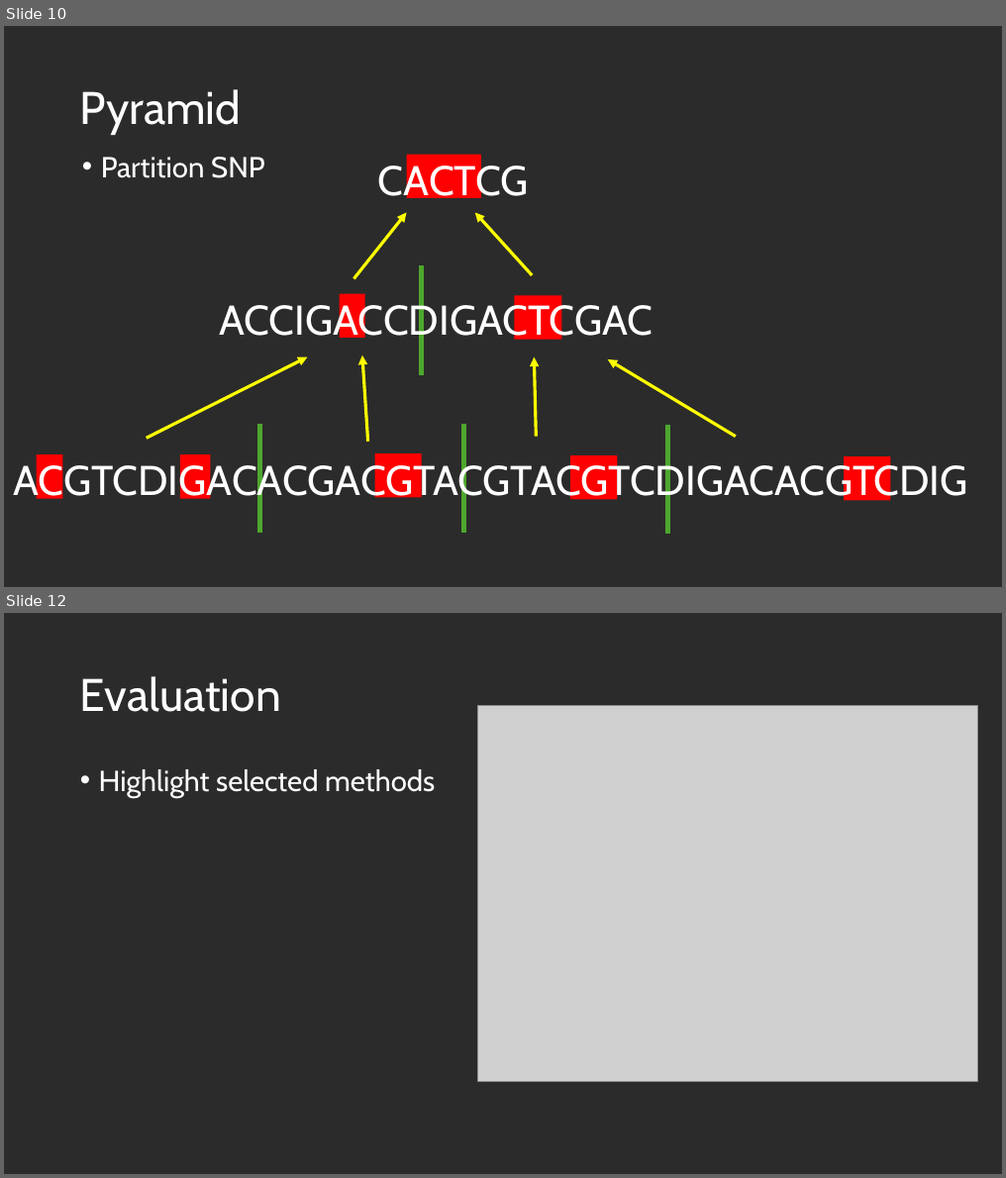
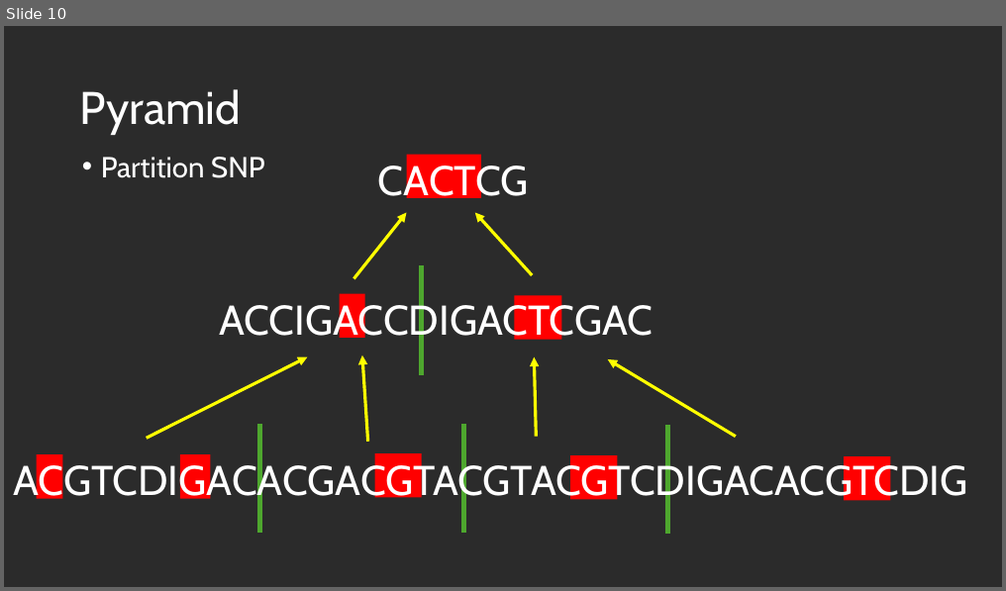
Before and after one commit to us-ja/GWAS_Internship_2025, a slide deck: Presentation/End_of_internship.pptx. Shown one above the other, each under a label of ours: slides 10 and 12 before the commit, slide 10 after it; the slides between them are not shown. The pictures are 1006x1178 and 1006x591 pixels, drawn with LibreOffice and Linux fonts; fonts in the diff are those of the drawing; grey boxes stand for pictures; background and template pictures are left out; a plain dark background stands for a picture behind light text. Boxes give left, top, right and bottom in pixels: in the first picture for what was removed or moved away, otherwise in the second. Text is boxed around its words. In the diff, an @@ line names an element or a change of style, - is before the commit and + after.

```diff
--- a/Presentation/End_of_internship.pptx
+++ b/Presentation/End_of_internship.pptx
@@ slide 12 removed at box(4, 613, 1002, 1174), background picture (left out) @@
@@ title removed at box(80, 676, 281, 712) @@
-Evaluation
@@ picture removed at box(477, 706, 978, 1081) @@
@@ text removed at box(99, 769, 435, 798) @@
-• Highlight selected methods
```
Also in this commit, not shown: 5 slides changed, 6 slides added, 1 other slide removed.
